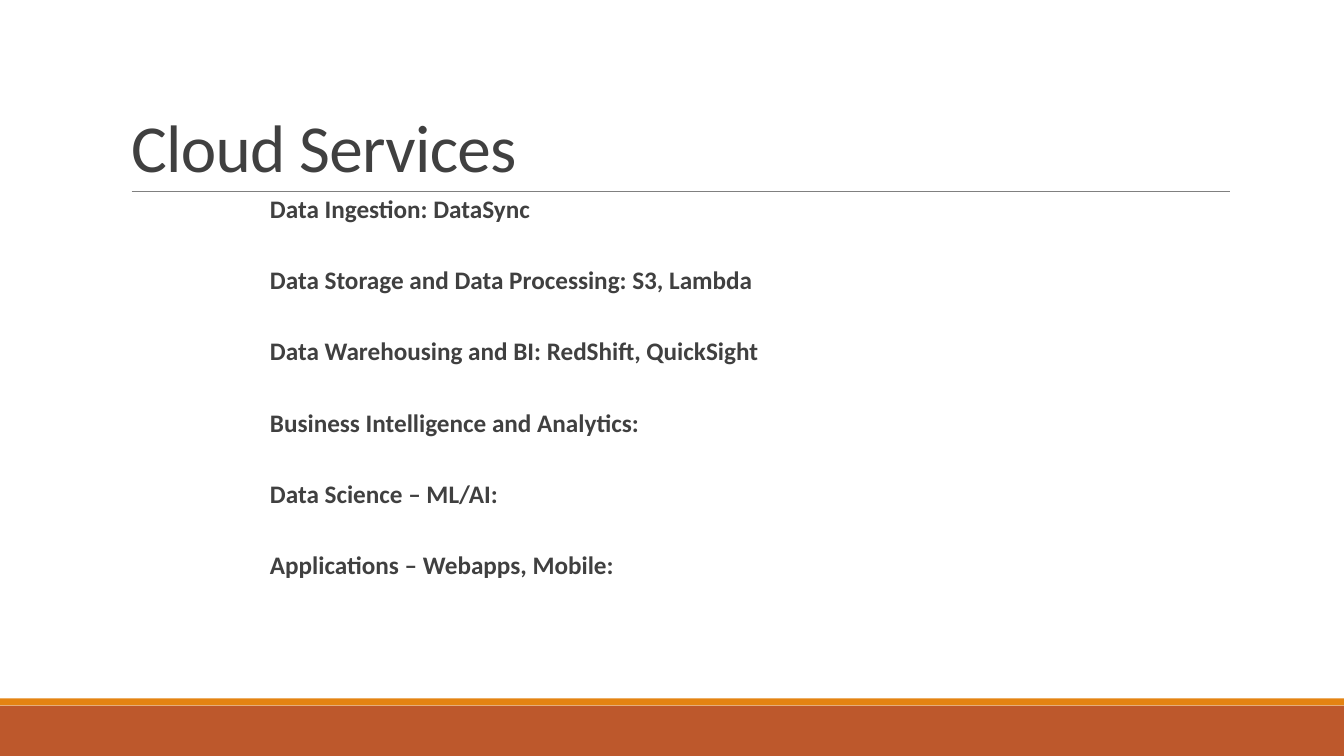
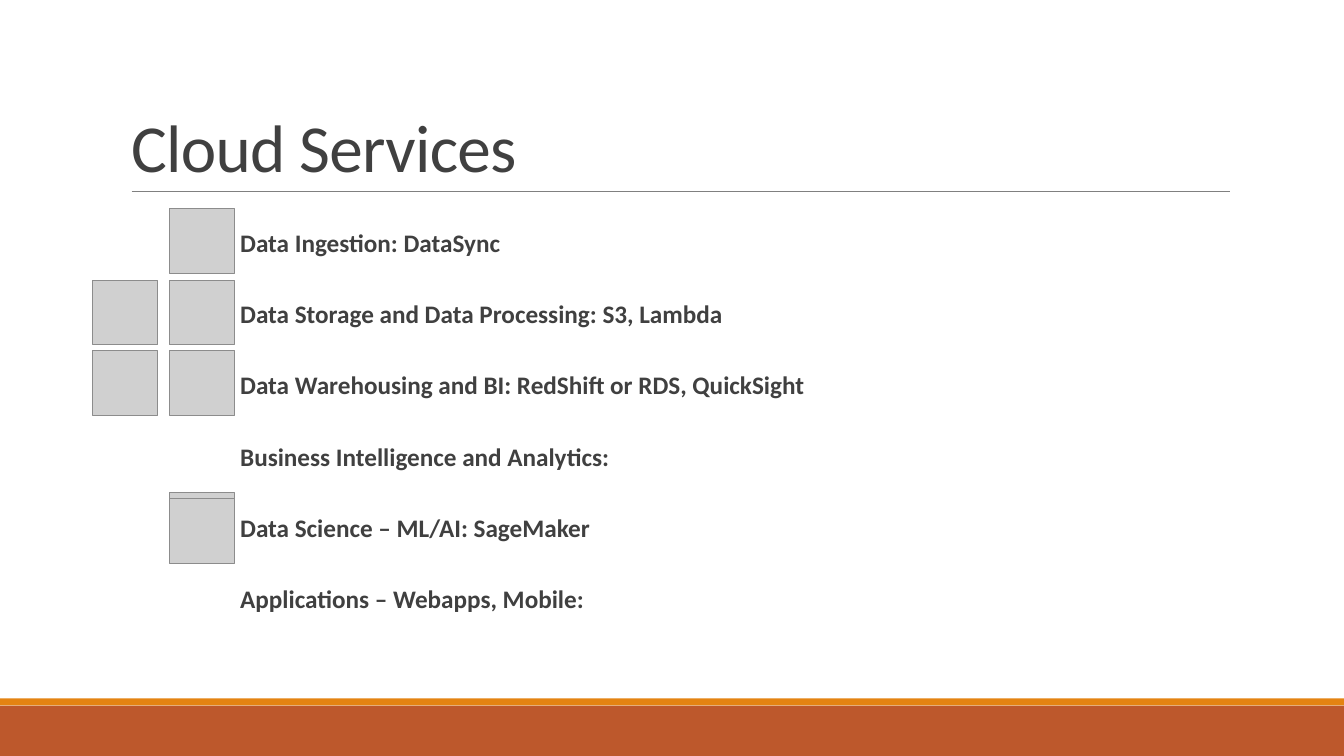
Before and after one commit to samswain2/MSiA-SQ, a slide deck: slide 5 of MSiA 423/hw01/hw01_deck.pptx. Drawn at 1344x756 pixels with LibreOffice and Linux fonts; fonts in the diff are those of the drawing; grey boxes stand for pictures. Boxes give left, top, right and bottom in pixels: in the first picture for what was removed or moved away, otherwise in the second. Text is boxed around its words. In the diff, an @@ line names an element or a change of style, - is before the commit and + after.

Commit message:
Worked on 423 hw01

```diff
--- a/MSiA 423/hw01/hw01_deck.pptx
+++ b/MSiA 423/hw01/hw01_deck.pptx
@@ picture added at (169,209,234,273) @@
@@ text "Data Ingestion: DataSync": place and size @@
-text "Data Ingestion: DataSync" at (270,200,758,578)
+text "Data Ingestion: DataSync" at (240,234,804,612)
@@ picture added at (93,280,157,345) @@
@@ picture added at (169,280,234,345) @@
@@ picture added at (93,351,157,415) @@
@@ picture added at (169,351,234,415) @@
@@ text at (240,376,804,399): text changed @@
-  Data Warehousing and BI: RedShift, QuickSight
+  Data Warehousing and BI: RedShift or RDS, QuickSight
@@ picture added at (169,493,234,558) @@
@@ picture added at (169,499,234,564) @@
@@ text at (240,519,590,542): text changed @@
-  Data Science – ML/AI:
+  Data Science – ML/AI: SageMaker
```
